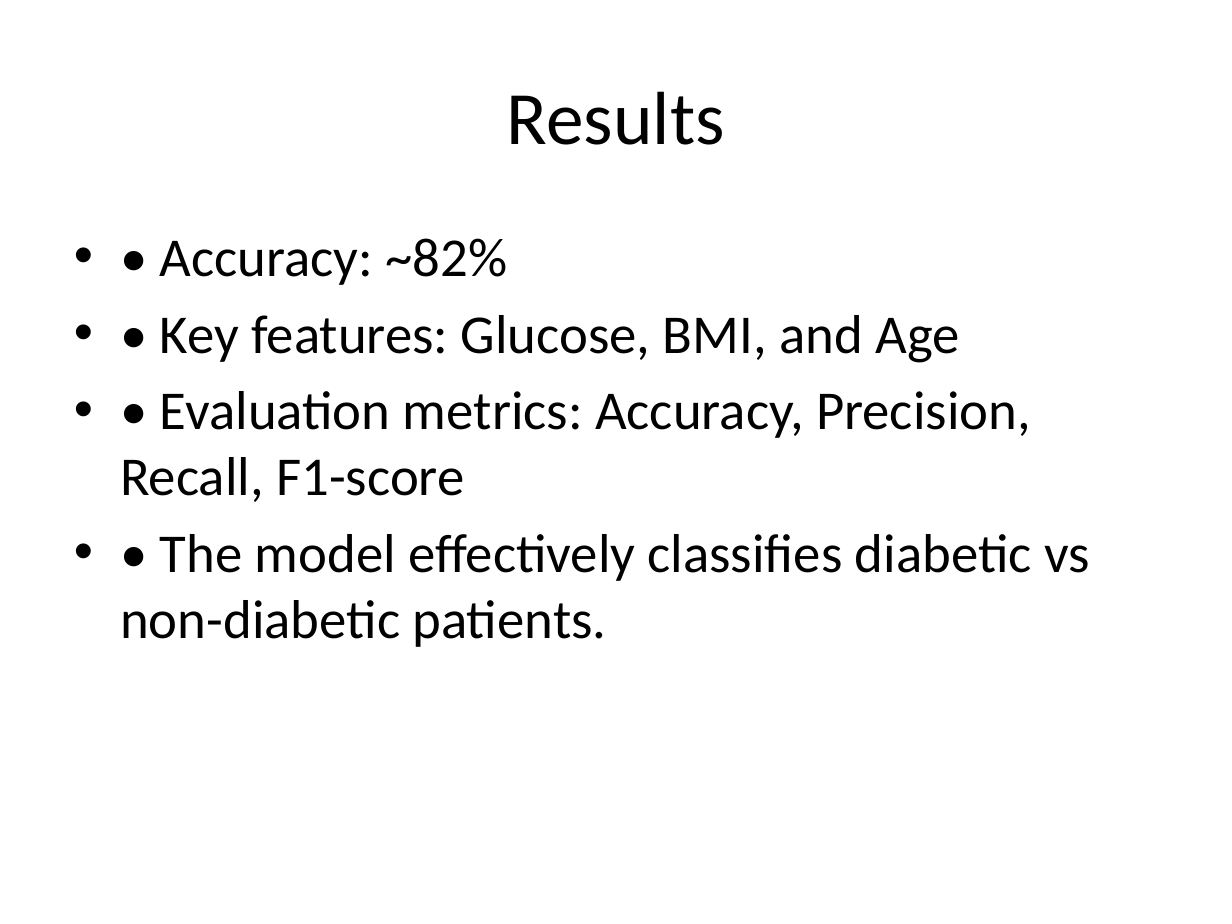
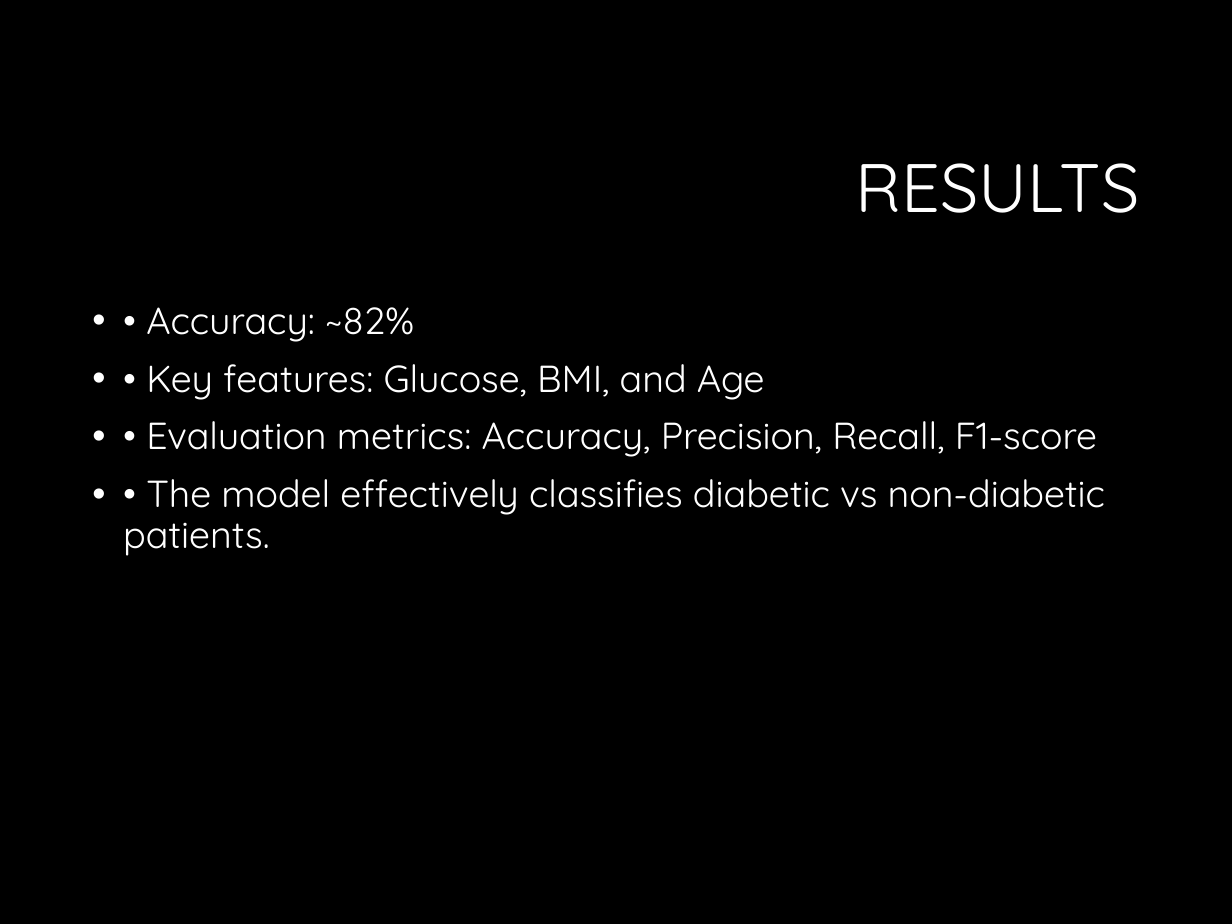
Before and after one commit to Jowekbeltan/AI-MACHINE-LEARNING, a slide deck: slide 5 of SDG3_Diabetes_Prediction_Presentation.pptx. Drawn at 1232x924 pixels with LibreOffice and Linux fonts; fonts in the diff are those of the drawing; background and template pictures are left out. Boxes give left, top, right and bottom in pixels: in the first picture for what was removed or moved away, otherwise in the second. Text is boxed around its words. In the diff, an @@ line names an element or a change of style, - is before the commit and + after.

```diff
--- a/SDG3_Diabetes_Prediction_Presentation.pptx
+++ b/SDG3_Diabetes_Prediction_Presentation.pptx
@@ background #FFFFFF to #000000 @@
@@ title at [856,163,1140,213]: text changed; size 44 to 40 pt; font Calibri to Quicksand; text colour #000000 to #FFFFFF @@
-Results
+RESULTS
@@ text "• Accuracy: ~82%": place and size @@
-text "• Accuracy: ~82%" at [120,238,1090,647]
+text "• Accuracy: ~82%" at [123,307,1105,556]
@@ text "• Accuracy: ~82%" at [123,307,1105,556]: size 32 to 22 pt, font Calibri to Quicksand, text colour #000000 to #FFFFFF; indent changed; line spacing 1 to 0.9; more space between paragraphs @@
```
Also in this commit, not shown: 6 other slides changed.
